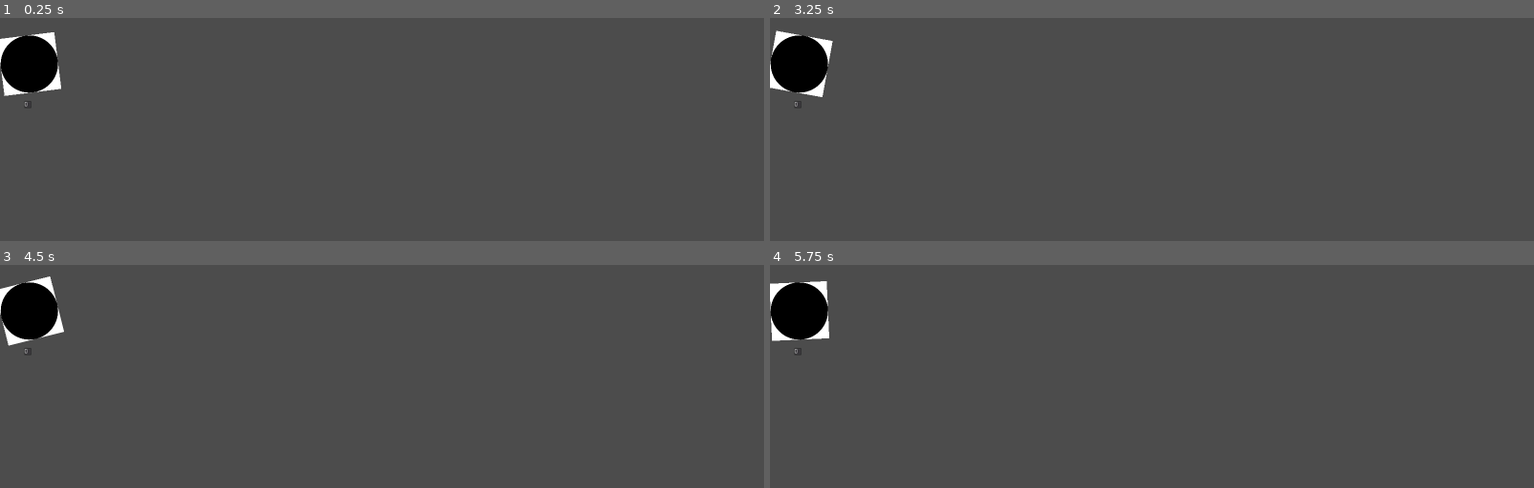
Above: before the commit, frames 1-4 (two rows, left to right).
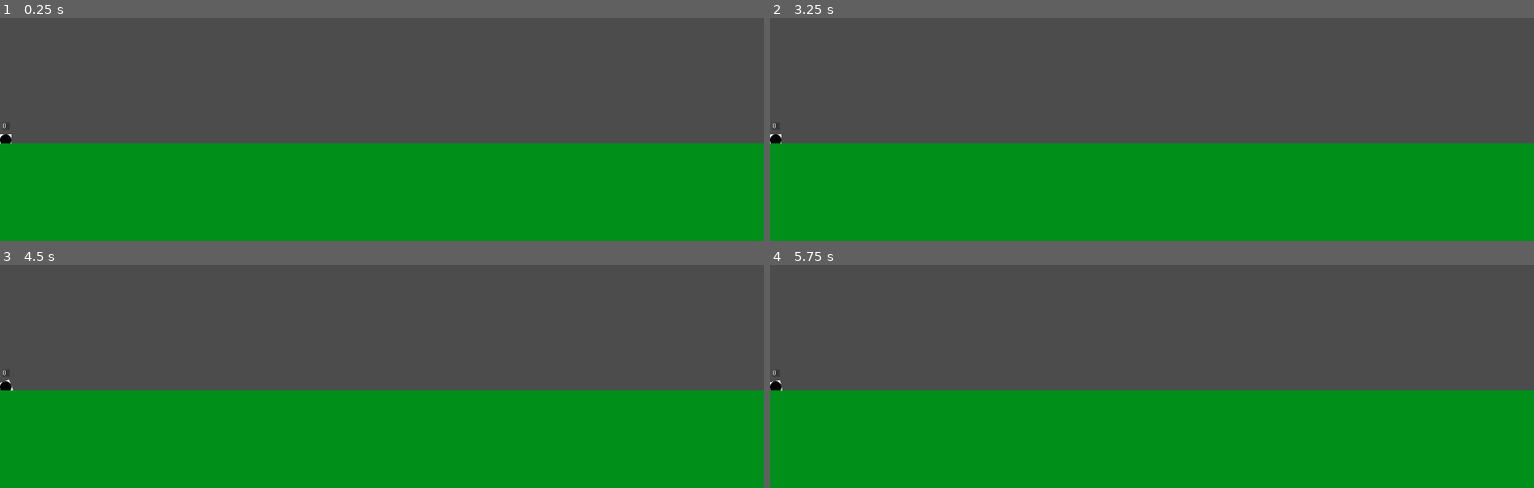
Above: after the commit, the same moments.

Repository: deadgoose/bash
Game: Godot game, scene res://Main.tscn
Two runs of this game, one before a commit and one after it. Both use one fixed random seed, a clock stepped at 60 frames per second and the inputs below. The engine's default icon, where the game draws it, is replaced by a stand-in: a white triangle on a blue panel in a dark square.
Inputs (mouse positions are in pixels of both pictures, inside the frame that each line leads up to):
- Up to frame 1 (0.25 s): no input
- Up to frame 2 (3.25 s): tap Enter at 0.5, 2.75 s; move the mouse to (1320, 31) at 0.52 s; click (1320, 31) at 0.67 s; move the mouse to (999, 69) at 1.27 s; click (999, 69) at 1.42 s; tap Space at 2 s; move the mouse to (outside the picture) at 2.02 s; click (outside the picture) at 2.17 s; move the mouse to (1113, 127) at 2.77 s; click (1113, 127) at 2.92 s
- Up to frame 3 (4.5 s): tap Space at 3.5 s; move the mouse to (611, 354) at 3.52 s; click (611, 354) at 3.67 s; tap Enter at 4.25 s; move the mouse to (outside the picture) at 4.27 s; click (outside the picture) at 4.42 s
- Up to frame 4 (5.75 s): tap Space at 5 s; move the mouse to (1190, 298) at 5.02 s; click (1190, 298) at 5.17 s

The runs differ from the first frame. In frame 1, 46% of the frame differs, in the area x 0-100%, y 6-100%; in frame 2, 46%; in frame 3, 46%; in frame 4, 46%, in the area x 0-100%, y 7-100%.
Error before the commit: Parse Error: Indented block expected after declaration of "_input" function. (res://Terrain/Terrain.gd:73)

Commit message:
bullets disappear on hitting terrain

Diff:
--- a/Main.gd
+++ b/Main.gd
@@ -2,12 +2,14 @@
 
 func _ready():
 	randomize()
-	_create_terrain()
+	var height = 600
+	_create_terrain(height)
+	var radius = $Tower.get_shape().radius
+	$Tower.global_position = Vector2(radius, height-radius)
 
-func _create_terrain():
-	$Terrain.left_start = 2*$Tower.get_shape().radius
-	$Terrain.height = 450
-	$Terrain.init_line()
+func _create_terrain(height):
+	$Terrain.height = height
+	$Terrain.flat_line()
 #func _process(delta):
 #	# Called every frame. Delta is time since last frame.
 #	# Update game logic here.
--- a/Terrain/Terrain.gd
+++ b/Terrain/Terrain.gd
@@ -33,6 +33,23 @@
 func _ready():
 	$Polygon2D.color = default_color
 
+func flat_line():
+	print(height)
+	var screensize = get_viewport().get_visible_rect().size
+	if not right_end:
+		print("no right end")
+		right_end = screensize.x
+	var start = Vector2(0, height)
+	var end = Vector2(right_end, height)
+	points = PoolVector2Array()
+	add_point(start)
+	add_point(end)
+	var p = points
+	p.append(Vector2(right_end, screensize.y))
+	p.append(Vector2(0, screensize.y))
+	$Polygon2D.polygon = p
+	$Area2D/CollisionPolygon2D.polygon = p
+
 func init_line():
 	current_displacement = displacement
 	var screensize = get_viewport().get_visible_rect().size
@@ -67,7 +84,3 @@
 		add_point(midpoint)
 	add_point(old_points[old_points.size() - 1])
 	current_displacement *= pow(2.0, -smooth)
-
-func _input(event):
-	#if event is InputEventMouseButton and event.pressed:
-	#	init_line()
--- a/Terrain/Terrain.tscn
+++ b/Terrain/Terrain.tscn
@@ -2,7 +2,7 @@
 
 [ext_resource path="res://Terrain/Terrain.gd" type="Script" id=1]
 
-[node name="Terrain" type="Line2D"]
+[node name="Terrain" type="Line2D" index="0"]
 
 points = PoolVector2Array(  )
 width = 10.0
@@ -35,7 +35,9 @@
 invert_enable = false
 invert_border = 100.0
 
-[node name="Area2D" type="StaticBody2D" parent="." index="1"]
+[node name="Area2D" type="StaticBody2D" parent="." index="1" groups=[
+"Terrain",
+]]
 
 input_pickable = false
 collision_layer = 1
@@ -44,6 +46,7 @@
 constant_angular_velocity = 0.0
 friction = 1.0
 bounce = 0.0
+_sections_unfolded = [ "Collision" ]
 
 [node name="CollisionPolygon2D" type="CollisionPolygon2D" parent="Area2D" index="0"]
 
--- a/Tower/Cannons/Bullets/Bullet.gd
+++ b/Tower/Cannons/Bullets/Bullet.gd
@@ -7,7 +7,7 @@
 func _ready():
 	# Called when the node is added to the scene for the first time.
 	# Initialization here
-	pass
+	connect("body_entered", self, "hitSomething")
 
 
 func _process(delta):
@@ -25,3 +25,9 @@
 	else:
 		print("Position x:")
 		print(position.x)
+
+
+func hitSomething(body):
+	if body.is_in_group("Terrain"):
+		queue_free()
+		print("free")
--- a/Tower/Cannons/Bullets/Bullet.tscn
+++ b/Tower/Cannons/Bullets/Bullet.tscn
@@ -6,7 +6,7 @@
 [sub_resource type="CircleShape2D" id=1]
 
 custom_solver_bias = 0.0
-radius = 32.728
+radius = 8.0
 
 [node name="Bullet" type="RigidBody2D"]
 
@@ -15,14 +15,14 @@
 collision_layer = 1
 collision_mask = 1
 mode = 0
-mass = 1.5
+mass = 1.0
 friction = 1.0
-bounce = 1.0
-gravity_scale = 12.0
+bounce = 0.0
+gravity_scale = 10.0
 custom_integrator = false
 continuous_cd = 0
-contacts_reported = 0
-contact_monitor = false
+contacts_reported = 2
+contact_monitor = true
 sleeping = false
 can_sleep = true
 linear_velocity = Vector2( 0, 0 )
@@ -30,11 +30,13 @@
 angular_velocity = 0.0
 angular_damp = -1.0
 script = ExtResource( 1 )
-_sections_unfolded = [ "Angular", "Applied Forces", "Linear", "Pause" ]
+_sections_unfolded = [ "Angular", "Applied Forces", "Collision", "Linear", "Pause" ]
 
 [node name="Sprite" type="Sprite" parent="." index="0"]
 
+scale = Vector2( 0.1, 0.1 )
 texture = ExtResource( 2 )
+_sections_unfolded = [ "Transform" ]
 
 [node name="CollisionShape2D" type="CollisionShape2D" parent="." index="1"]
 
--- a/Tower/Cannons/Cannon.gd
+++ b/Tower/Cannons/Cannon.gd
@@ -4,7 +4,7 @@
 # var a = 2
 # var b = "textvar"
 export (PackedScene) var bullet
-export (int) var max_velocity = 3500
+export (int) var max_velocity = 2200
 var tower
 
 var unpackedBullet
@@ -22,7 +22,7 @@
 	get_node('Timer').start()
 	unpackedBullet = bullet.instance()
 	var power = mouse_distance*max_velocity
-	print(power)
+	#print(power)
 
 	unpackedBullet.set_linear_velocity(Vector2(power, 0).rotated(tower.GetRotation()))
 	unpackedBullet.position = $bullet_spawn.global_position
--- a/Tower/Cannons/Cannon.tscn
+++ b/Tower/Cannons/Cannon.tscn
@@ -6,12 +6,12 @@
 
 [node name="Cannon" type="Sprite"]
 
-scale = Vector2( 0.25, 0.25 )
+scale = Vector2( 0.05, 0.05 )
 texture = ExtResource( 1 )
 script = ExtResource( 2 )
 _sections_unfolded = [ "Transform" ]
 bullet = ExtResource( 3 )
-max_velocity = 3500
+max_velocity = 2200
 
 [node name="Timer" type="Timer" parent="." index="0"]
 
--- a/Tower/KinematicBody2D.gd
+++ b/Tower/KinematicBody2D.gd
@@ -43,7 +43,7 @@
 		return
 	var distance_to_mouse = get_global_mouse_position().distance_to($Cannon.global_position)
 	mouse_distance = (distance_to_mouse/max_length)
-	print(mouse_distance)
+	#print(mouse_distance)
 	get_parent().get_node("ProgressBar").value = mouse_distance*100
 	get_parent().get_node("TextureProgress").value = mouse_distance*100
 
--- a/Tower/Tower.tscn
+++ b/Tower/Tower.tscn
@@ -9,11 +9,11 @@
 [sub_resource type="CircleShape2D" id=1]
 
 custom_solver_bias = 0.0
-radius = 60.0424
+radius = 11.9969
 
-[node name="Tower" type="Position2D" index="0"]
+[node name="Tower" type="Position2D"]
 
-position = Vector2( 84.5837, 687.92 )
+position = Vector2( 136.277, 648.418 )
 script = ExtResource( 1 )
 _sections_unfolded = [ "Transform" ]
 
@@ -23,10 +23,10 @@
 anchor_top = 0.0
 anchor_right = 0.0
 anchor_bottom = 0.0
-margin_left = -19.0
-margin_top = 62.0
-margin_right = 45.0
-margin_bottom = 126.0
+margin_left = -30.0
+margin_top = -79.0
+margin_right = 34.0
+margin_bottom = -15.0
 rect_pivot_offset = Vector2( 0, 0 )
 rect_clip_content = false
 mouse_filter = 1
@@ -46,7 +46,7 @@
 radial_fill_degrees = 360.0
 radial_center_offset = Vector2( 0, 0 )
 nine_patch_stretch = false
-_sections_unfolded = [ "Textures" ]
+_sections_unfolded = [ "Rect", "Textures" ]
 
 [node name="KinematicBody2D" type="KinematicBody2D" parent="." index="1"]
 
@@ -60,7 +60,7 @@
 
 [node name="Tower Base" type="Sprite" parent="KinematicBody2D" index="0"]
 
-scale = Vector2( 0.25, 0.25 )
+scale = Vector2( 0.05, 0.05 )
 texture = ExtResource( 5 )
 _sections_unfolded = [ "Transform" ]
 
@@ -75,10 +75,10 @@
 anchor_top = 0.0
 anchor_right = 0.0
 anchor_bottom = 0.0
-margin_left = -11.0
-margin_top = 77.0
-margin_right = 5.0
-margin_bottom = 93.0
+margin_left = -7.0
+margin_top = -37.0
+margin_right = 9.0
+margin_bottom = -21.0
 rect_pivot_offset = Vector2( 0, 0 )
 rect_clip_content = false
 mouse_filter = 0
